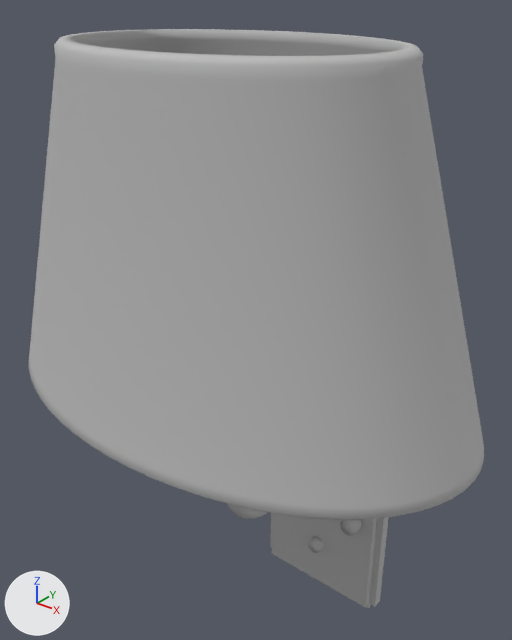
The glTF model assets/house/sconce/sconce.glb as it was, and as the next commit left it.
Before and after are seen from a camera (50 mm lens) standing at (0.175, -0.212, 0.34) and looking at (-0.009, 0.017, 0.198). Every picture has the same lights, and +X, +Y and +Z are marked at lower left. The older version comes first.

In view in the first picture: 'BackplateLowerFastener.005', 'BoundEdgeShade.005', 'CurvedSupportArm.005', 'MountingBackplate.005', 'SmallSwitch.005'.
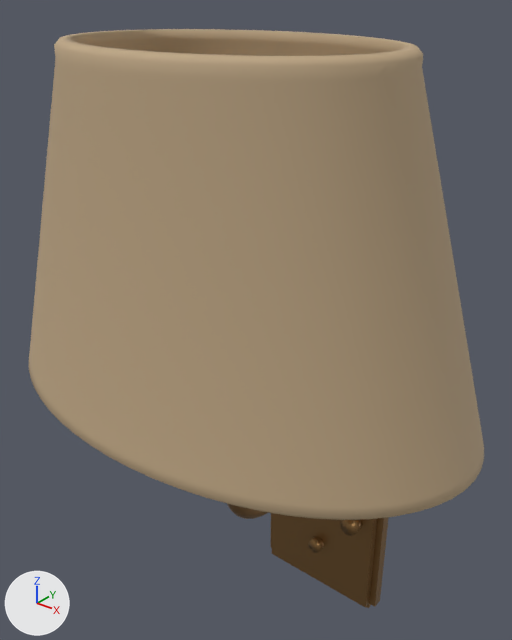
The change in detail:
Material 'Warm brass detail.001' (mat_warm_brass_detail_001) is new.
Its base color is (0.323, 0.178, 0.063) (brown #9a7547).
Its metallic is 0.7.
Its roughness is 0.3.
Material 'Parchment sconce shade' (mat_parchment_sconce_shade) is new.
Its base color is (0.509, 0.376, 0.227) (beige #bda583).
Its roughness is 0.75.
me_backplatelowerfastener_005 has 48 vertices, 92 faces and spans x -0.004..0.004, y 0.061..0.068, z 0.03..0.038.
me_backplatelowerfastener_005 no longer uses material mat_sconce_neutral_shapeonly_005 (grey #bcbcbc).
me_backplatelowerfastener_005 gains material mat_warm_brass_detail_001 (brown #9a7547).
me_boundedgeshade_005 has 640 vertices, 1280 faces and spans x -0.11..0.11, y -0.08..0.06, z 0.18..0.32.
me_boundedgeshade_005 no longer uses material mat_sconce_neutral_shapeonly_005 (grey #bcbcbc).
me_boundedgeshade_005 gains material mat_parchment_sconce_shade (beige #bda583).
me_curvedsupportarm_005 has 456 vertices, 908 faces and spans x -0.0055..0.0055, y -0.0155..0.073, z 0.0945..0.195.
me_curvedsupportarm_005 no longer uses material mat_sconce_neutral_shapeonly_005 (grey #bcbcbc).
me_curvedsupportarm_005 gains material mat_warm_brass_detail_001 (brown #9a7547).
me_mountingbackplate_005 has 56 vertices, 108 faces and spans x -0.039..0.039, y 0.066..0.08, z 0.0..0.2.
me_mountingbackplate_005 no longer uses material mat_sconce_neutral_shapeonly_005 (grey #bcbcbc).
me_mountingbackplate_005 gains material mat_warm_brass_detail_001 (brown #9a7547).
me_smallswitch_005 has 48 vertices, 92 faces and spans x 0.018..0.028, y 0.059..0.068, z 0.058..0.068.
me_smallswitch_005 no longer uses material mat_sconce_neutral_shapeonly_005 (grey #bcbcbc).
me_smallswitch_005 gains material mat_warm_brass_detail_001 (brown #9a7547).

Changed parts and their boxes (x1, y1, x2, y2) in the pictures (512 x 640 px):
'BoundEdgeShade.005', recoloured (grey to beige): (29, 29, 484, 520) in both
'MountingBackplate.005', recoloured (grey to brown): (271, 513, 389, 608) in both
'CurvedSupportArm.005', recoloured (grey to brown): (227, 504, 268, 519) in both
'SmallSwitch.005', recoloured (grey to brown): (340, 520, 362, 536) in both
'BackplateLowerFastener.005', recoloured (grey to brown): (308, 537, 324, 553) in both
